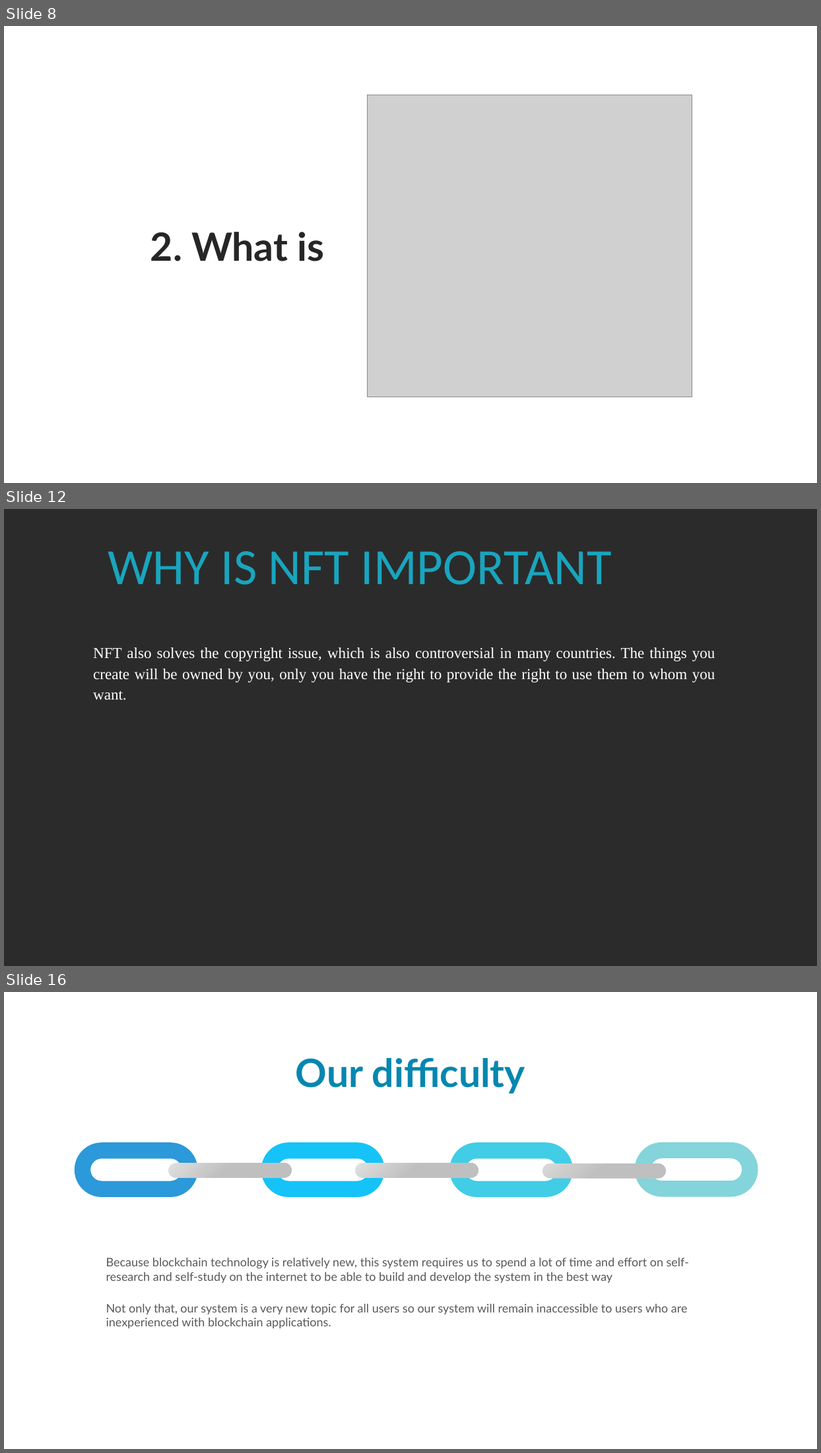
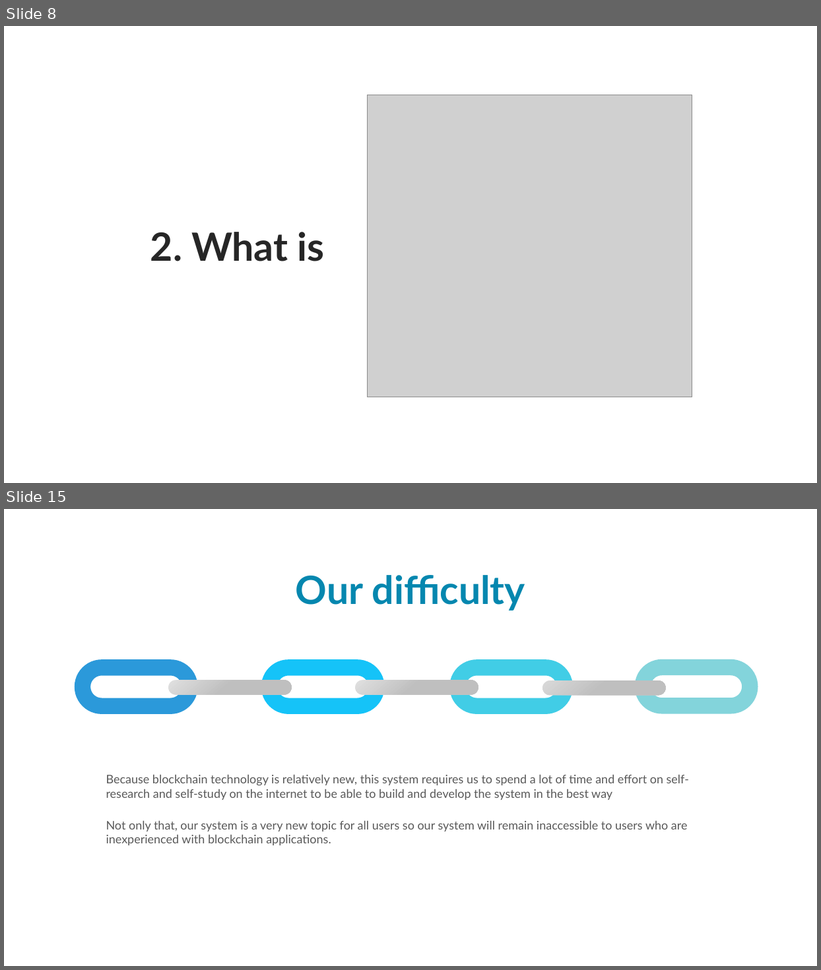
Before and after one commit to qhoangf/My-dapp, a slide deck: Presentation_ProjectOnSoftwareEngineering.pptx. Shown one above the other, each under a label of ours: slides 8, 12 and 16 before the commit, slides 8 and 15 after it; the slides between them are not shown. The pictures are 821x1453 and 821x970 pixels, drawn with LibreOffice and Linux fonts; fonts in the diff are those of the drawing; grey boxes stand for pictures; background and template pictures are left out; a plain dark background stands for a picture behind light text. Boxes give left, top, right and bottom in pixels: in the first picture for what was removed or moved away, otherwise in the second. Text is boxed around its words. In the diff, an @@ line names an element or a change of style, - is before the commit and + after.

```diff
--- a/Presentation_ProjectOnSoftwareEngineering.pptx
+++ b/Presentation_ProjectOnSoftwareEngineering.pptx
@@ slide 12 removed at [4, 509, 817, 966], background picture (left out) @@
@@ text removed at [108, 551, 612, 585] @@
-WHY IS NFT IMPORTANT
@@ text removed at [93, 648, 715, 700] @@
-NFT also solves the copyright issue, which is also controversial in many countries. The things you create will be owned by you, only you have the right to provide the right to use them to whom you want.
@@ what was slide 16 is now slide 15 @@
```
Also in this commit, not shown: 8 slides changed, 1 slide added, 1 other slide removed, 1 other file.
